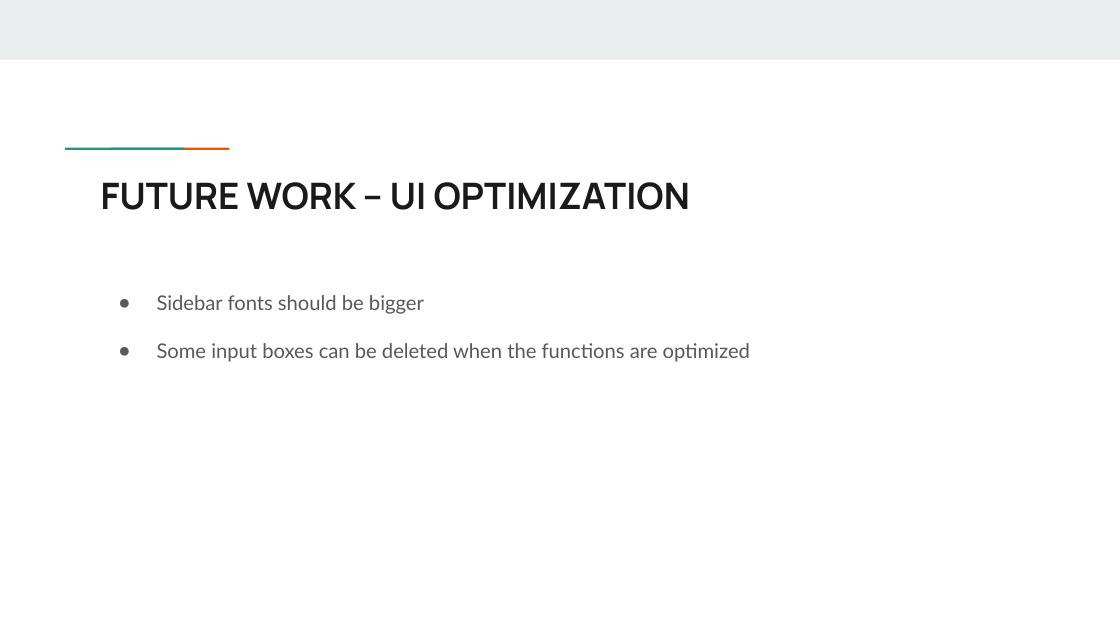
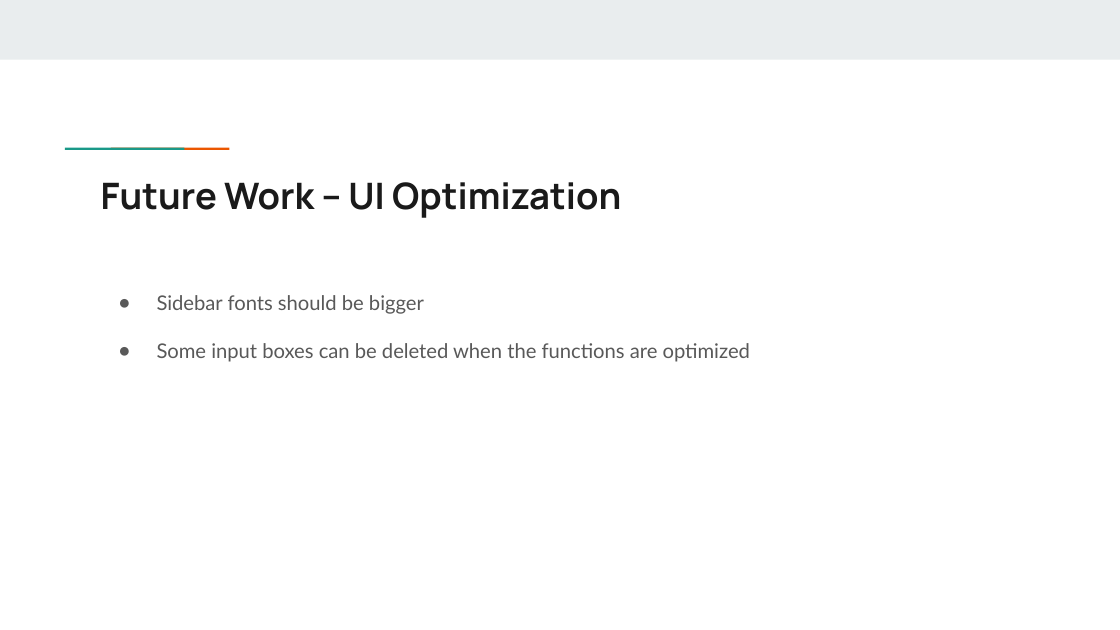
Before and after one commit to muhasenulhaque/Project-3-Group-1, a slide deck: slide 19 of Presentation on Decentralized Exchange.pptx. Drawn at 1120x630 pixels with LibreOffice and Linux fonts; fonts in the diff are those of the drawing. Boxes give left, top, right and bottom in pixels: in the first picture for what was removed or moved away, otherwise in the second. Text is boxed around its words. In the diff, an @@ line names an element or a change of style, - is before the commit and + after.

```diff
--- a/Presentation on Decentralized Exchange.pptx
+++ b/Presentation on Decentralized Exchange.pptx
@@ title at (x1=101, y1=182, x2=621, y2=218): text changed @@
-FUTURE WORK – UI OPTIMIZATION
+Future Work – UI Optimization
```
Also in this commit, not shown: 11 other slides changed, 1 other file.
